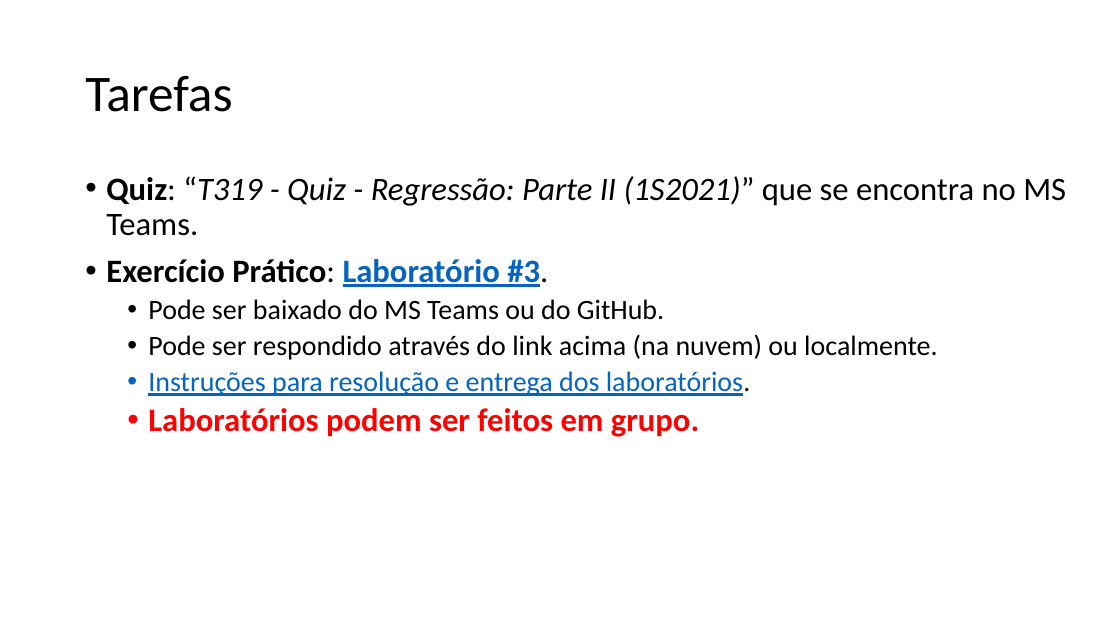
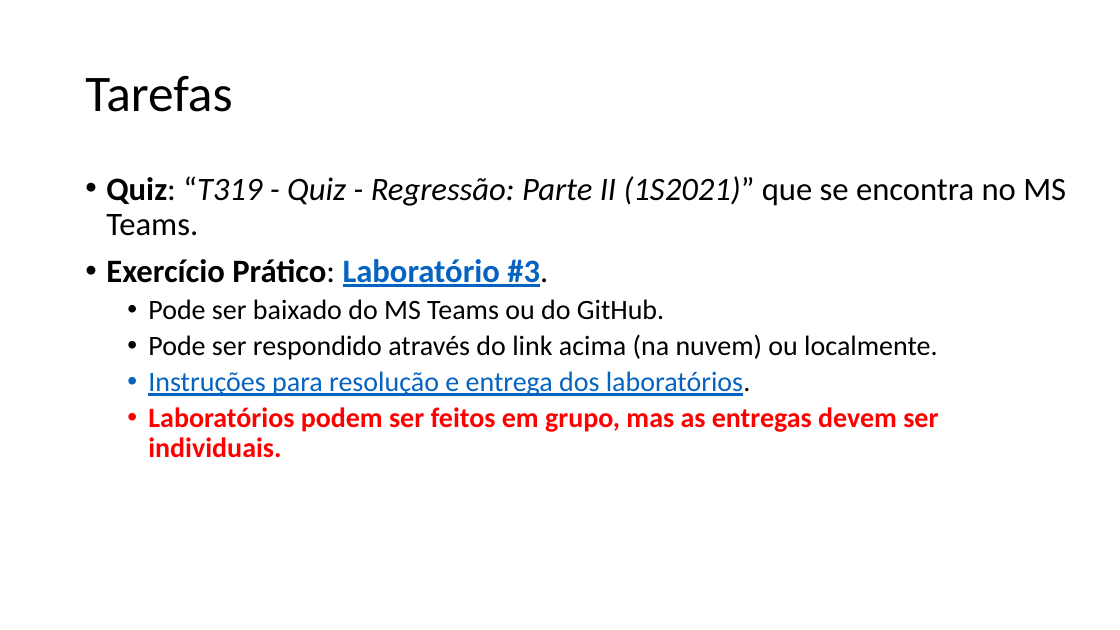
Before and after one commit to zz4fap/t319_aprendizado_de_maquina, a slide deck: slide 15 of slides/T319_Regressão_Linear (Parte II).pptx (slide 16 before the commit). Drawn at 1120x630 pixels with LibreOffice and Linux fonts; fonts in the diff are those of the drawing. Boxes give left, top, right and bottom in pixels: in the first picture for what was removed or moved away, otherwise in the second. Text is boxed around its words. In the diff, an @@ line names an element or a change of style, - is before the commit and + after.

```diff
--- a/slides/T319_Regressão_Linear (Parte II).pptx
+++ b/slides/T319_Regressão_Linear (Parte II).pptx
@@ text at box(148, 407, 938, 458): text changed; size 28 to 24 pt @@
-  • Laboratórios podem ser feitos em grupo.
+  • Laboratórios podem ser feitos em grupo, mas as entregas devem ser individuais.
```
Also in this commit, not shown: 5 other slides changed, 1 slide added, 2 slides removed, 32 other files.
